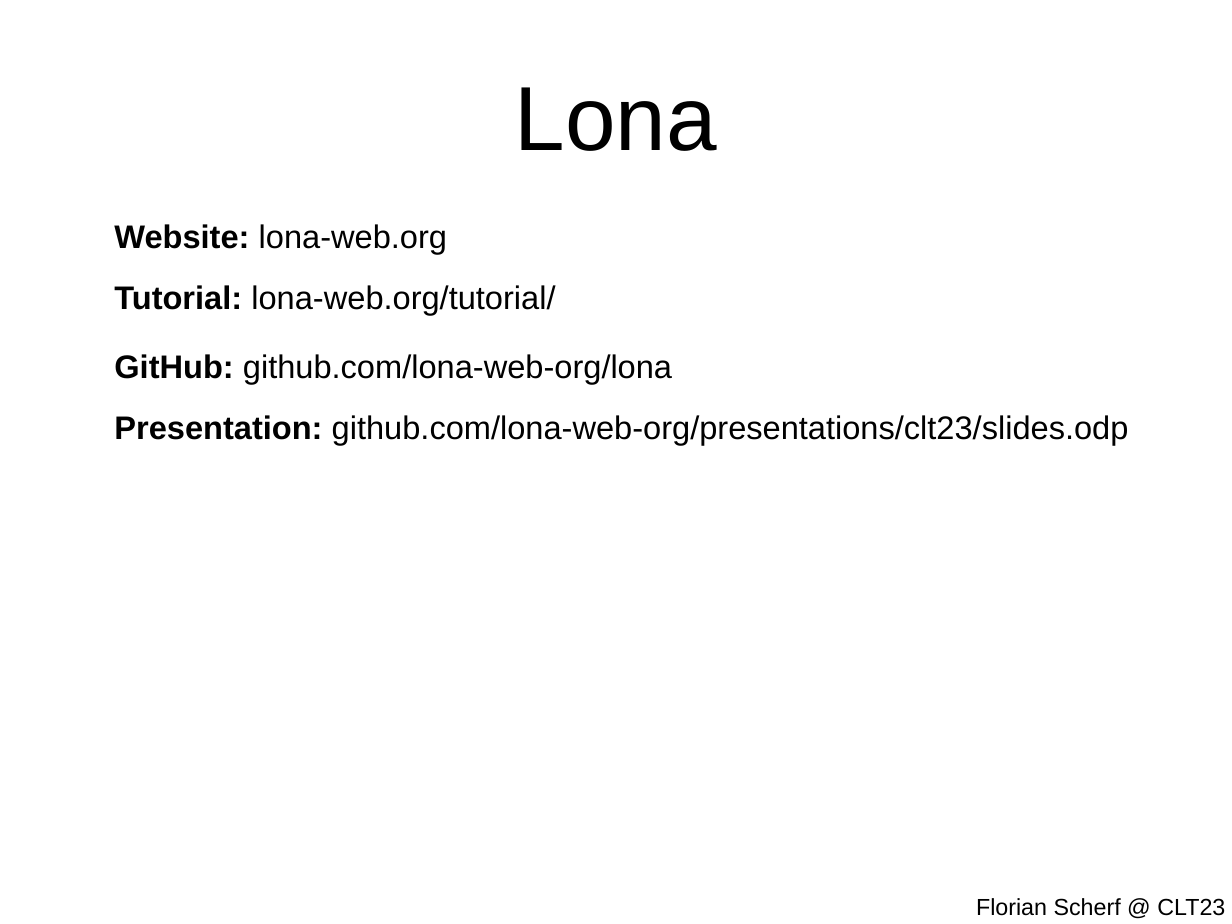
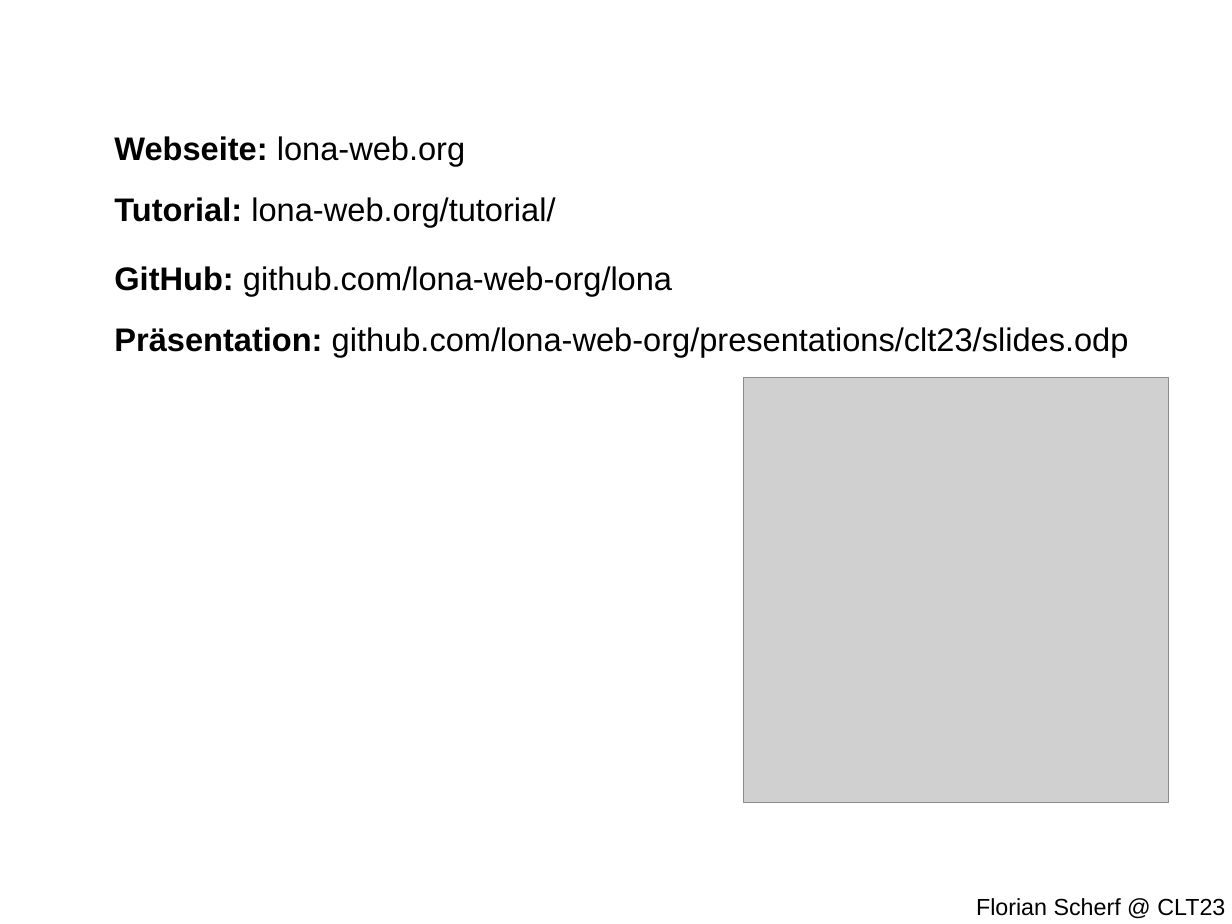
Before and after one commit to lona-web-org/presentations, a slide deck: slide 6 of clt23/slides.odp (slide 5 before the commit). Drawn at 1232x924 pixels with LibreOffice and Linux fonts; fonts in the diff are those of the drawing; grey boxes stand for pictures. Boxes give left, top, right and bottom in pixels: in the first picture for what was removed or moved away, otherwise in the second. Text is boxed around its words. In the diff, an @@ line names an element or a change of style, - is before the commit and + after.

```diff
--- a/clt23/slides.odp
+++ b/clt23/slides.odp
@@ title removed at (515, 87, 717, 151) @@
-Lona
@@ text "Webseite: lona-web.org": place and size @@
-text "Webseite: lona-web.org" at (114, 224, 1129, 445)
+text "Webseite: lona-web.org" at (114, 136, 1129, 357)
@@ text at (114, 136, 465, 166): text changed @@
-Website: lona-web.org
+Webseite: lona-web.org
@@ text at (114, 327, 1129, 357): text changed @@
-Presentation: github.com/lona-web-org/presentations/clt23/slides.odp
+Präsentation: github.com/lona-web-org/presentations/clt23/slides.odp
@@ picture added at (743, 378, 1168, 803) @@
```
Also in this commit, not shown: 5 other slides changed, 18 slides added, 1 slide removed, 27 other files.
